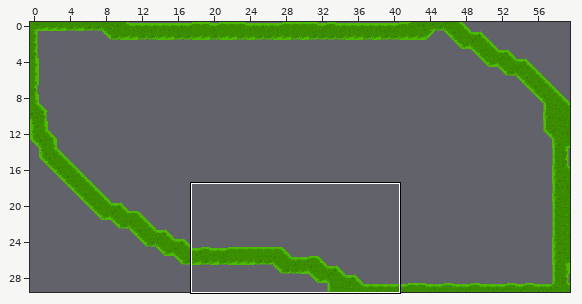
Tiled map: resources/act-1/map-14.tmx. Above: a wide view before the commit, with the close-up outlined.
Close-up. As it was:
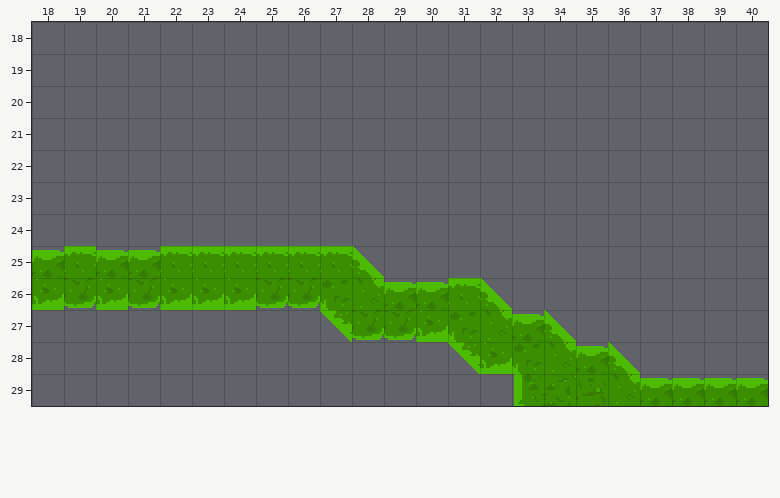
Cells are 16x16 px. Shown: x 18..40, y 18..29. The commit also changed other parts of the map, which this record leaves out.
New version:
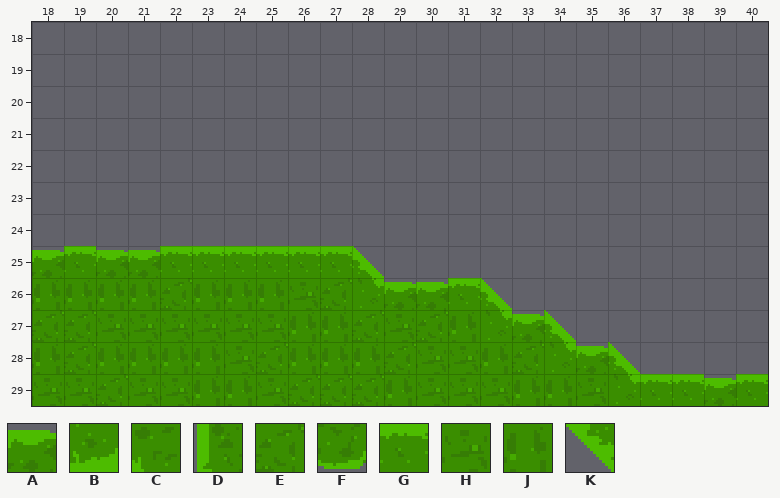
Key: from "tileset": A 3, B 7, C 8, D 13, E 14, F 25, G 29, H 52, J 53, K 89.
_ is an empty cell, . an unchanged one.
Diff:
--- layer "terrain"
@@ x 18..40 @@
-26 BFBFBBBFFC.............
-27 _________KFFBC.........
-28 _____________KBC.......
-29 _______________DE..AA.A
+26 JJJJEJJJHE.............
+27 EEHHHHHHJJEHEJ.........
+28 JEJJJJHEJJJEHHJE.......
+29 HHEHHJJHEEEJHHHJJ..GG.G
Where, in picture pixels (left, top, right, bottom), the same in both close-ups:
changed: (32, 278, 576, 406)
changed: (640, 374, 704, 406)
changed: (736, 374, 768, 406)
